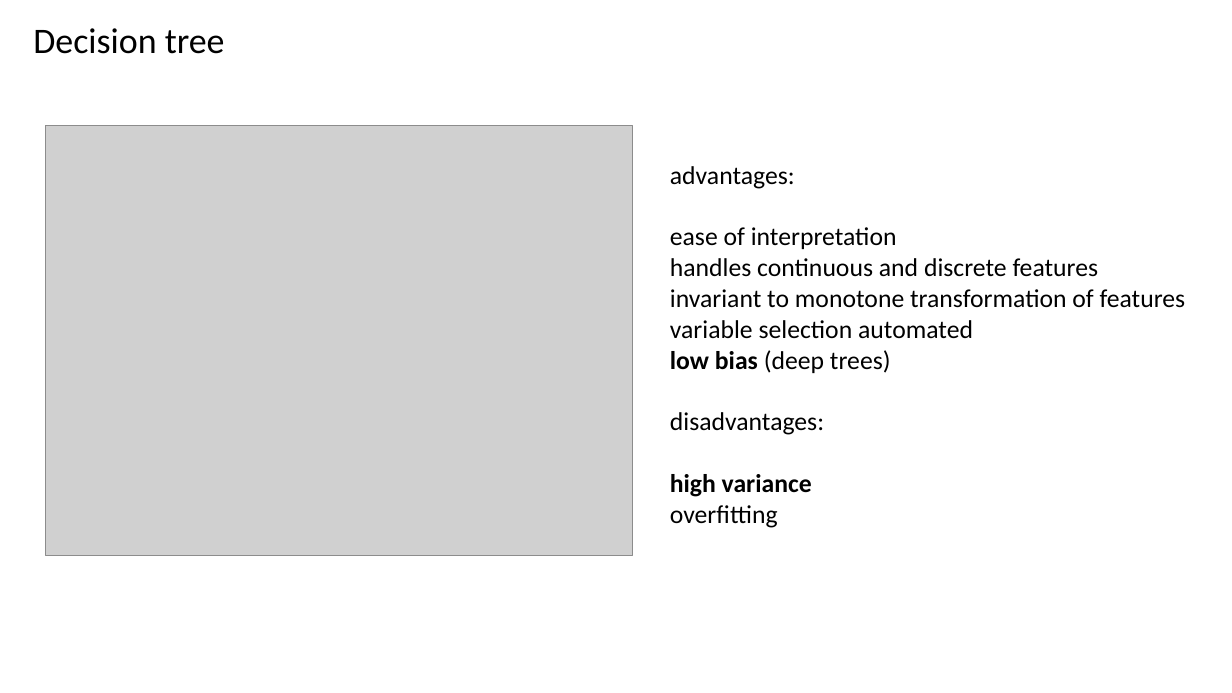
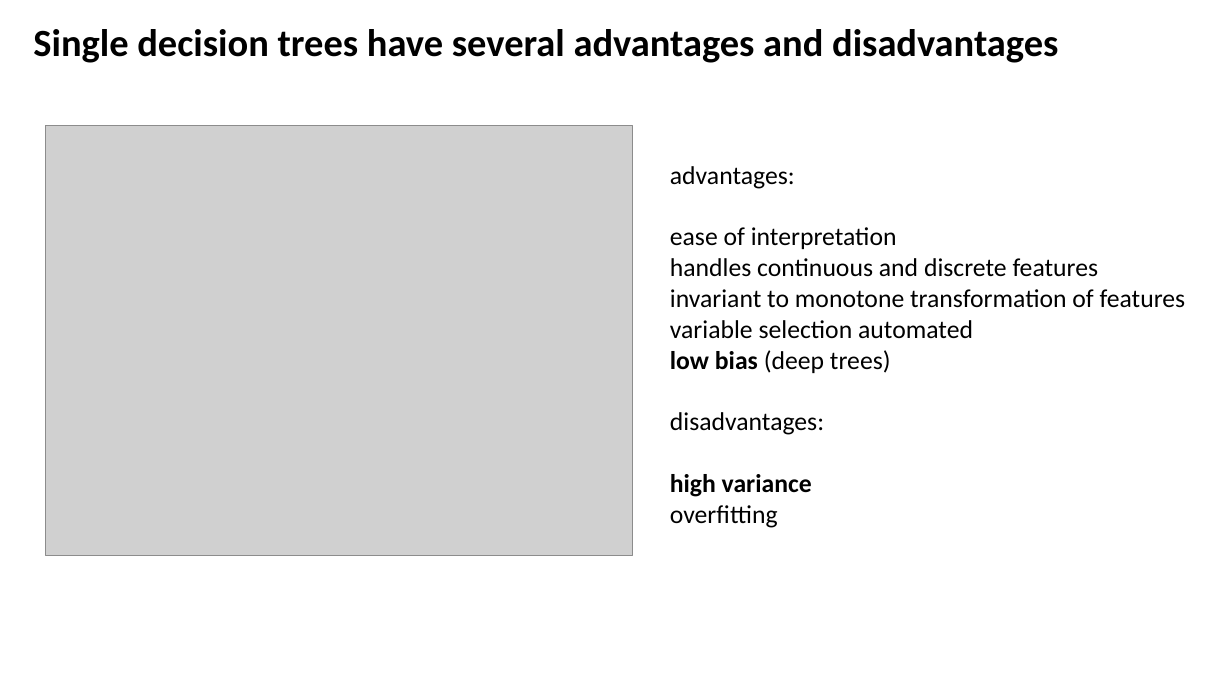
Before and after one commit to CompOmics/ML_AI_Analytical_Chemistry_Course, a slide deck: slide 3 of 03_Evaluation/slides/3_3_ensemble_learning.pptx. Drawn at 1232x693 pixels with LibreOffice and Linux fonts; fonts in the diff are those of the drawing; grey boxes stand for pictures. Boxes give left, top, right and bottom in pixels: in the first picture for what was removed or moved away, otherwise in the second. Text is boxed around its words. In the diff, an @@ line names an element or a change of style, - is before the commit and + after.

```diff
--- a/03_Evaluation/slides/3_3_ensemble_learning.pptx
+++ b/03_Evaluation/slides/3_3_ensemble_learning.pptx
@@ text at (x1=33, y1=29, x2=1058, y2=63): text changed; size 28 to 30 pt; bold on @@
-Decision tree
+Single decision trees have several advantages and disadvantages
```
Also in this commit, not shown: 16 other slides changed, 8 other files.
